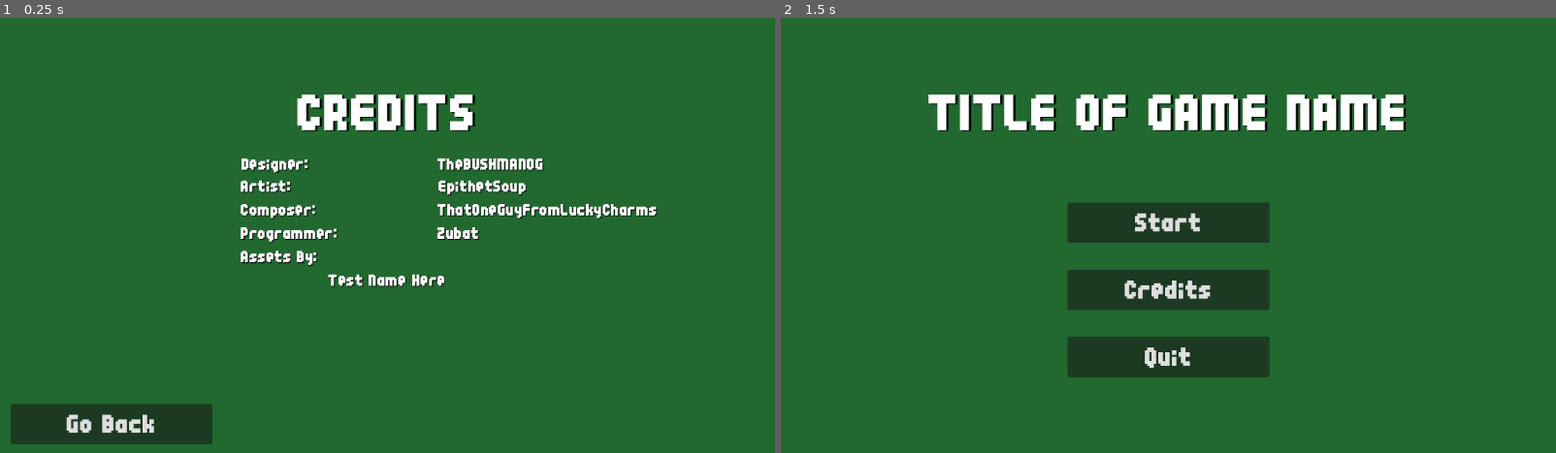
Above: before the commit, frames 1-2 (left to right).
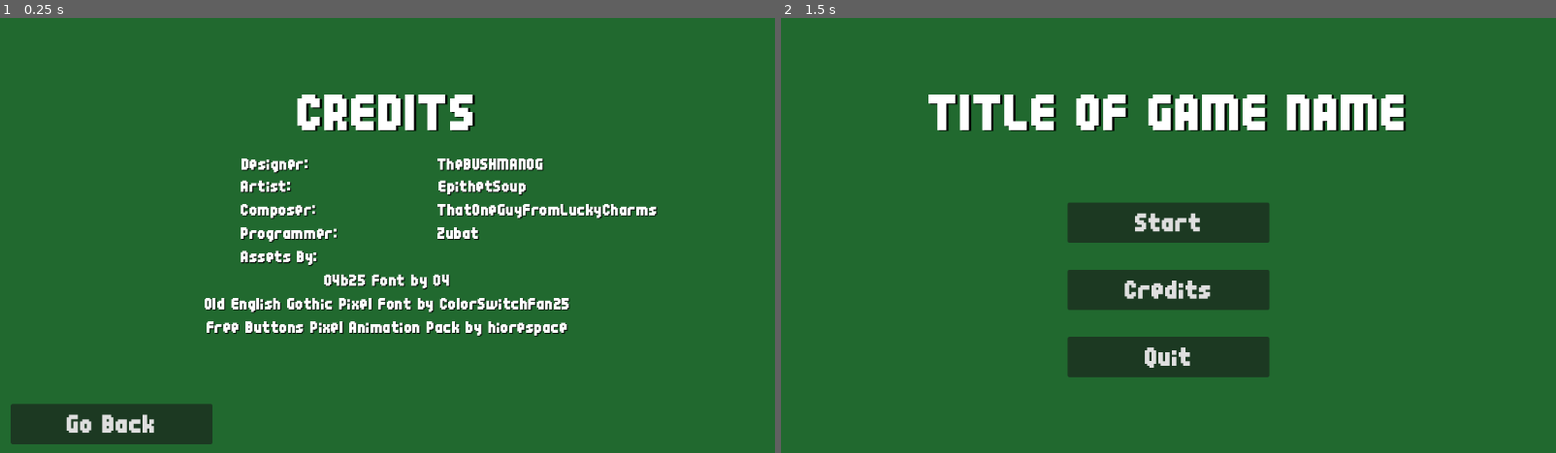
Above: after the commit, the same moments.

Repository: Laozey/Beginner-Game-Jam-2024
Game: Godot game, scene res://UI_UX/credits.tscn
Same seed, same stepped clock (60 frames per second), same inputs: the game is played once before the commit and once after it. This scene is started directly instead of the project's main scene.
Inputs:
- Up to frame 1 (0.25 s): no input
- Up to frame 2 (1.5 s): tap Enter at 0.5 s; hold D (right) 0.53-1.25 s; click "Go Back" at 1.25 s

The runs differ from the first frame. In frame 1, 2.2% of the frame differs, in the area x 26-74%, y 58-74%; in frame 2, nothing differs.

Commit message:
Assets and Credit Fix

Diff:
--- a/UI_UX/credits.tscn
+++ b/UI_UX/credits.tscn
@@ -221,7 +221,41 @@
 theme_override_colors/font_shadow_color = Color(0, 0, 0, 1)
 theme_override_fonts/font = ExtResource("2_s5c3c")
 theme_override_font_sizes/font_size = 25
-text = "Test Name Here"
+text = "04b25 Font by 04"
+horizontal_alignment = 1
+vertical_alignment = 1
+
+[node name="AssetsBy3" type="Label" parent="."]
+layout_mode = 1
+anchors_preset = 14
+anchor_top = 0.5
+anchor_right = 1.0
+anchor_bottom = 0.5
+offset_top = 81.0
+offset_bottom = 124.0
+grow_horizontal = 2
+grow_vertical = 2
+theme_override_colors/font_shadow_color = Color(0, 0, 0, 1)
+theme_override_fonts/font = ExtResource("2_s5c3c")
+theme_override_font_sizes/font_size = 25
+text = "Old English Gothic Pixel Font by ColorSwitchFan25"
+horizontal_alignment = 1
+vertical_alignment = 1
+
+[node name="AssetsBy4" type="Label" parent="."]
+layout_mode = 1
+anchors_preset = 14
+anchor_top = 0.5
+anchor_right = 1.0
+anchor_bottom = 0.5
+offset_top = 116.0
+offset_bottom = 159.0
+grow_horizontal = 2
+grow_vertical = 2
+theme_override_colors/font_shadow_color = Color(0, 0, 0, 1)
+theme_override_fonts/font = ExtResource("2_s5c3c")
+theme_override_font_sizes/font_size = 25
+text = "Free Buttons Pixel Animation Pack by hiorespace"
 horizontal_alignment = 1
 vertical_alignment = 1
 
Binary file added: Assets/Art/completebutton1.png
Not shown, added: Assets/Art/completebutton1.png.import
